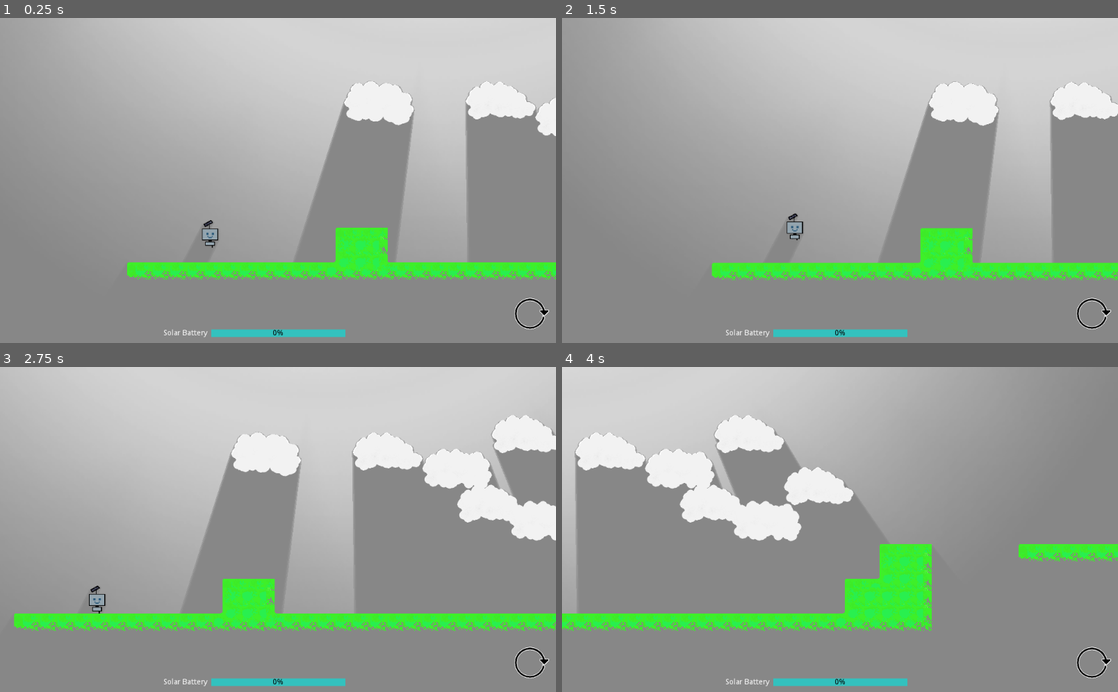
Above: before the commit, frames 1-4 (two rows, left to right).
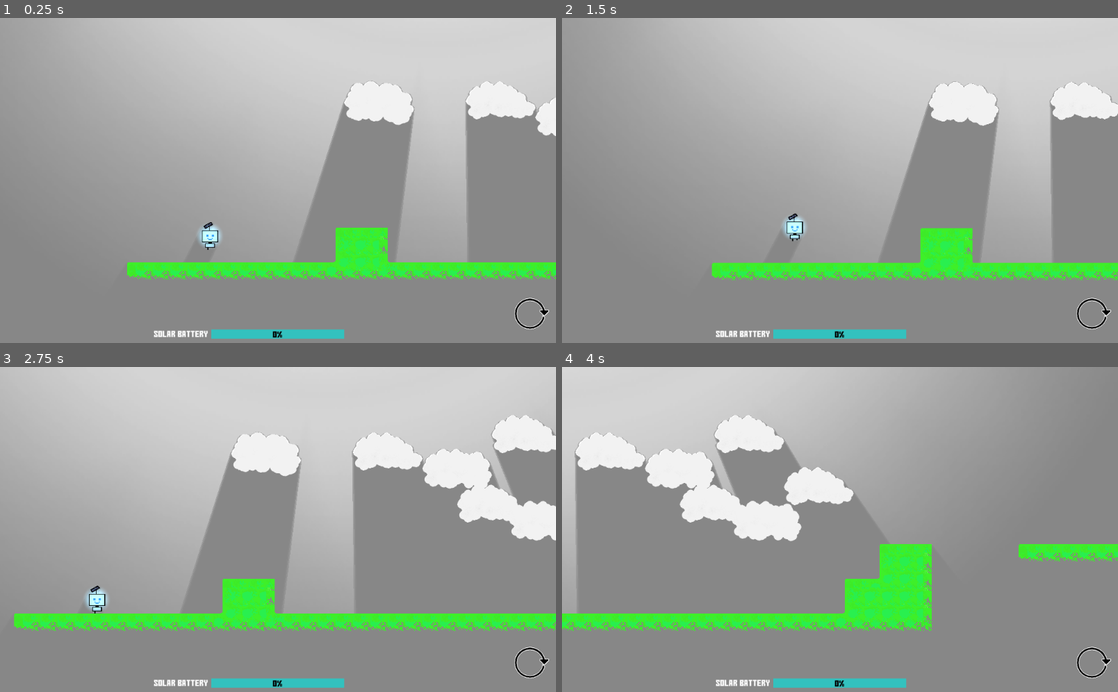
Above: after the commit, the same moments.

Repository: A-Sandwich/Godot-Wild-Jam-38
Game: Godot game, scene res://Level01.tscn
The game is run twice, just before and just after one commit, with the same random seed, the same clock (stepped at 60 frames per second) and the same inputs. Sound files missing from this copy of the repository are replaced by a short silence.
Inputs (mouse positions are in pixels of both pictures, inside the frame that each line leads up to):
- Up to frame 1 (0.25 s): no input
- Up to frame 2 (1.5 s): click (1095, 313) at 0.5 s; click (1095, 313) at 1.25 s
- Up to frame 3 (2.75 s): click (533, 662) at 2 s
- Up to frame 4 (4 s): hold Space (jump) 2.78-3.53 s; hold Right (ui_right) from 2.78 s (still down); tap Space (jump) at 3.6, 3.77 s

The runs differ from the first frame. In frame 1, 1.0% of the frame differs, in the area x 23-100%, y 19-99%; in frame 2, 0.6%; in frame 3, 0.6%; in frame 4, 0.4%.

Commit message:
adding assets

Diff:
--- /dev/null
+++ b/robo-grower/BackgroundMusic.tscn
@@ -0,0 +1,8 @@
+[gd_scene load_steps=2 format=2]
+
+[ext_resource path="res://Sounds/backgroundmusic.ogg" type="AudioStream" id=1]
+
+[node name="BackgroundMusic" type="AudioStreamPlayer2D"]
+pause_mode = 2
+stream = ExtResource( 1 )
+autoplay = true
--- a/robo-grower/Battery.gd
+++ b/robo-grower/Battery.gd
@@ -6,16 +6,36 @@
 export var is_charging = false
 var rate_of_charge = 10
 var charge = 0
+var game_started = false
+
+func _ready():
+	var player = get_tree().get_nodes_in_group("player")[0]
+	player.connect("start_charging", self, "_start_charging")
+	player.connect("stop_charging", self, "_stop_charging")
 
 # Called every frame. 'delta' is the elapsed time since the previous frame.
 func _process(delta):
+	if not game_started:
+		return
 	if is_charging:
 		charge = charge + (delta * rate_of_charge)
 	else:
 		charge = charge - (delta * rate_of_charge * 2)
 	if charge <= 0 and value != 0:
 		emit_signal("no_charge")
+		get_tree().paused = true
 	if charge > 0 and value == 0:
 		emit_signal("charged")
+		get_tree().paused = false
 	charge = clamp(charge, 0, 100)
 	value = charge
+
+
+func _start_charging():
+	print("start")
+	game_started = true
+	is_charging = true
+
+func _stop_charging():
+	print("stop")
+	is_charging = false
--- /dev/null
+++ b/robo-grower/Characters/Camera2D.gd
@@ -0,0 +1,5 @@
+extends Camera2D
+
+
+func _process(delta):
+	$"/root/BackgroundMusic".global_position = global_position
--- a/robo-grower/Characters/Player.gd
+++ b/robo-grower/Characters/Player.gd
@@ -1,4 +1,7 @@
 extends KinematicBody2D
+
+signal start_charging
+signal stop_charging
 
 var speed = 500
 var gravity = 32
@@ -30,14 +33,27 @@
 		return
 	# Detect up/down/left/right keystate and only move when pressed.
 	if Input.is_action_pressed('ui_right'):
-		velocity.x = speed
+		walk(speed, true)
 	elif Input.is_action_pressed('ui_left'):
-		velocity.x = -speed
+		walk(-speed, true)
 	else:
-		velocity.x = lerp(velocity.x, 0, 0.25)
+		walk(lerp(velocity.x, 0, 0.25), false)
 
 	if Input.is_action_pressed('jump') and is_on_floor():
-		velocity.y = jumpforce
+		jump()
+
+func jump():
+	velocity.y = jumpforce
+	if not $Jump.playing:
+		$Jump.play()
+
+func walk(speed, play_sound):
+	velocity.x = speed
+	if play_sound:
+		if not $Walk.playing:
+			$Walk.play()
+	elif $Walk.playing:
+		$Walk.stop()
 
 
 func _physics_process(delta):
@@ -68,11 +84,11 @@
 
 func _on_charging():
 	print("Charge")
-	$HUD/Battery.is_charging = true
+	emit_signal("start_charging")
 
 func _on_discharge():
 	print("Discharge")
-	$HUD/Battery.is_charging = false
+	emit_signal("stop_charging")
 
 func _no_charge():
 	velocity = Vector2.ZERO
--- a/robo-grower/Characters/Player.tscn
+++ b/robo-grower/Characters/Player.tscn
@@ -13,6 +13,9 @@
 [ext_resource path="res://Sprites/robot-03/robot-008.png" type="Texture" id=11]
 [ext_resource path="res://Sprites/robot-03/robot-010.png" type="Texture" id=12]
 [ext_resource path="res://HUD.tscn" type="PackedScene" id=13]
+[ext_resource path="res://Characters/Camera2D.gd" type="Script" id=14]
+[ext_resource path="res://Sounds/robot.wav" type="AudioStream" id=15]
+[ext_resource path="res://Sounds/Fantozzi-StoneL1.wav" type="AudioStream" id=16]
 
 [sub_resource type="CapsuleShape2D" id=1]
 radius = 119.53
@@ -29,7 +32,9 @@
 [sub_resource type="OccluderPolygon2D" id=3]
 polygon = PoolVector2Array( 9.47949, -205.355, 16.5506, -205.001, 40.5922, -171.767, 40.2386, -164.343, -4.66264, -138. …(513 unchanged characters)…
 
-[node name="Player" type="KinematicBody2D"]
+[node name="Player" type="KinematicBody2D" groups=[
+"player",
+]]
 scale = Vector2( 0.25, 0.25 )
 collision_mask = 3
 script = ExtResource( 2 )
@@ -40,7 +45,6 @@
 [node name="AnimatedSprite" type="AnimatedSprite" parent="."]
 frames = SubResource( 2 )
 animation = "walk"
-frame = 5
 playing = true
 __meta__ = {
 "_edit_group_": true
@@ -49,6 +53,7 @@
 [node name="Camera2D" type="Camera2D" parent="."]
 current = true
 zoom = Vector2( 2, 2 )
+script = ExtResource( 14 )
 
 [node name="LightOccluder2D" type="LightOccluder2D" parent="."]
 occluder = SubResource( 3 )
@@ -62,4 +67,10 @@
 
 [node name="PanTimer" type="Timer" parent="."]
 
+[node name="Jump" type="AudioStreamPlayer2D" parent="."]
+stream = ExtResource( 15 )
+
+[node name="Walk" type="AudioStreamPlayer2D" parent="."]
+stream = ExtResource( 16 )
+
 [connection signal="timeout" from="PanTimer" to="." method="_on_PanTimer_timeout"]
--- a/robo-grower/HUD.tscn
+++ b/robo-grower/HUD.tscn
@@ -1,8 +1,10 @@
-[gd_scene load_steps=6 format=2]
+[gd_scene load_steps=10 format=2]
 
 [ext_resource path="res://Battery.gd" type="Script" id=1]
 [ext_resource path="res://Sprites/retry.png" type="Texture" id=2]
 [ext_resource path="res://RetryButton.gd" type="Script" id=3]
+[ext_resource path="res://Typefaces/gomarice_no_continue.ttf" type="DynamicFontData" id=4]
+[ext_resource path="res://RetryText.gd" type="Script" id=5]
 
 [sub_resource type="StyleBoxFlat" id=1]
 bg_color = Color( 0.0352941, 0.913725, 0.27451, 1 )
@@ -10,7 +12,17 @@
 [sub_resource type="StyleBoxFlat" id=2]
 bg_color = Color( 0.203922, 0.760784, 0.74902, 1 )
 
+[sub_resource type="DynamicFont" id=3]
+font_data = ExtResource( 4 )
+
+[sub_resource type="DynamicFont" id=4]
+size = 45
+outline_size = 4
+outline_color = Color( 0, 0, 0, 1 )
+font_data = ExtResource( 4 )
+
 [node name="HUD" type="CanvasLayer"]
+pause_mode = 2
 
 [node name="Battery" type="ProgressBar" parent="."]
 anchor_left = 0.5
@@ -19,13 +31,13 @@
 anchor_bottom = 1.0
 margin_left = -123.0
 margin_top = -25.0
-margin_right = 124.0
-margin_bottom = -20.0
+margin_right = 122.0
+margin_bottom = -11.0
 custom_styles/fg = SubResource( 1 )
 custom_styles/bg = SubResource( 2 )
+custom_fonts/font = SubResource( 3 )
 custom_colors/font_color = Color( 0, 0, 0, 1 )
 custom_colors/font_color_shadow = Color( 1, 1, 1, 1 )
-value = 100.0
 script = ExtResource( 1 )
 __meta__ = {
 "_edit_use_anchors_": false
@@ -36,10 +48,11 @@
 anchor_top = 1.0
 anchor_right = 0.5
 anchor_bottom = 1.0
-margin_left = -211.112
-margin_top = -25.1118
-margin_right = 11.8882
-margin_bottom = 38.8882
+margin_left = -228.717
+margin_top = -26.2356
+margin_right = -5.71698
+margin_bottom = 37.7644
+custom_fonts/font = SubResource( 3 )
 text = "Solar Battery"
 __meta__ = {
 "_edit_use_anchors_": false
@@ -63,4 +76,27 @@
 "_edit_use_anchors_": false
 }
 
+[node name="RetryText" type="Label" parent="."]
+visible = false
+anchor_top = 0.5
+anchor_right = 1.0
+anchor_bottom = 0.5
+margin_left = 10.0
+margin_top = -7.0
+margin_bottom = 7.0
+custom_fonts/font = SubResource( 4 )
+text = "You ran out of battery, press the icon at the bottom right to retry! (Hint: your battery charges when you are in the sun)"
+align = 1
+valign = 1
+autowrap = true
+script = ExtResource( 5 )
+__meta__ = {
+"_edit_use_anchors_": false
+}
+
+[node name="RetryTextDisplay" type="Timer" parent="RetryText"]
+
+[connection signal="charged" from="Battery" to="RetryText" method="_on_Battery_charged"]
+[connection signal="no_charge" from="Battery" to="RetryText" method="_on_Battery_no_charge"]
 [connection signal="pressed" from="RetryButton" to="RetryButton" method="_on_RetryButton_pressed"]
+[connection signal="timeout" from="RetryText/RetryTextDisplay" to="RetryText" method="_on_RetryTextDisplay_timeout"]
--- a/robo-grower/RetryButton.gd
+++ b/robo-grower/RetryButton.gd
@@ -1,4 +1,5 @@
 extends TextureButton
 
 func _on_RetryButton_pressed():
+	get_tree().paused = false
 	get_tree().reload_current_scene()
--- /dev/null
+++ b/robo-grower/RetryText.gd
@@ -0,0 +1,15 @@
+extends Label
+
+
+
+func _on_Battery_charged():
+	$RetryTextDisplay.stop()
+	visible = false
+
+
+func _on_Battery_no_charge():
+	$RetryTextDisplay.start()
+
+
+func _on_RetryTextDisplay_timeout():
+	visible = true
--- a/robo-grower/Seed.gd
+++ b/robo-grower/Seed.gd
@@ -3,16 +3,14 @@
 signal seed_get
 
 
-# Called when the node enters the scene tree for the first time.
-func _ready():
-	pass # Replace with function body.
+func _on_Seed_body_entered(body):
+	if not visible:
+		return
+	print("entered")
+	emit_signal("seed_get")
+	$obtain.play()
+	visible = false
 
 
-# Called every frame. 'delta' is the elapsed time since the previous frame.
-#func _process(delta):
-#	pass
-
-
-func _on_Seed_body_entered(body):
-	emit_signal("seed_get")
+func _on_obtain_finished():
 	self.queue_free()
--- a/robo-grower/Seed.tscn
+++ b/robo-grower/Seed.tscn
@@ -1,8 +1,9 @@
-[gd_scene load_steps=6 format=2]
+[gd_scene load_steps=7 format=2]
 
 [ext_resource path="res://Sprites/Seed.png" type="Texture" id=1]
 [ext_resource path="res://Seed.gd" type="Script" id=2]
 [ext_resource path="res://Sprites/spot.png" type="Texture" id=3]
+[ext_resource path="res://Sounds/vgmenuselect.wav" type="AudioStream" id=4]
 
 [sub_resource type="Animation" id=1]
 resource_name = "Glow"
@@ -46,13 +47,18 @@
 z_index = -1
 texture = ExtResource( 3 )
 color = Color( 0.0235294, 0.811765, 0, 1 )
-energy = 0.95
+energy = 0.60511
 
-[node name="AnimationPlayer" type="AnimationPlayer" parent="."]
+[node name="Glow" type="AnimationPlayer" parent="."]
 autoplay = "Glow"
 anims/Glow = SubResource( 1 )
 
 [node name="LightOccluder2D" type="LightOccluder2D" parent="."]
 occluder = SubResource( 2 )
 
+[node name="obtain" type="AudioStreamPlayer2D" parent="."]
+stream = ExtResource( 4 )
+volume_db = 20.0
+
 [connection signal="body_entered" from="." to="." method="_on_Seed_body_entered"]
+[connection signal="finished" from="obtain" to="." method="_on_obtain_finished"]
--- a/robo-grower/project.godot
+++ b/robo-grower/project.godot
@@ -13,6 +13,10 @@
 config/name="robo-grower"
 run/main_scene="res://Level01.tscn"
 config/icon="res://icon.png"
+
+[autoload]
+
+BackgroundMusic="*res://BackgroundMusic.tscn"
 
 [input]
 
Not shown: 1 places in robo-grower/Characters/Player.tscn that only renumber resources
Not shown, added: robo-grower/Sounds/BMGS.ogg.import
Not shown, added: robo-grower/Sounds/Fantozzi-StoneL1.wav.import
Not shown, added: robo-grower/Sounds/Steps/Fantozzi-SandL1.ogg.import
Not shown, added: robo-grower/Sounds/Steps/Fantozzi-SandL2.ogg.import
Not shown, added: robo-grower/Sounds/Steps/Fantozzi-SandL3.ogg.import
Not shown, added: robo-grower/Sounds/Steps/Fantozzi-SandR1.ogg.import
Not shown, added: robo-grower/Sounds/Steps/Fantozzi-SandR2.ogg.import
Not shown, added: robo-grower/Sounds/Steps/Fantozzi-SandR3.ogg.import
Not shown, added: robo-grower/Sounds/Steps/Fantozzi-StoneL1.ogg.import
Not shown, added: robo-grower/Sounds/Steps/Fantozzi-StoneL2.ogg.import
Not shown, added: robo-grower/Sounds/Steps/Fantozzi-StoneL3.ogg.import
(and 200 more such lines)
